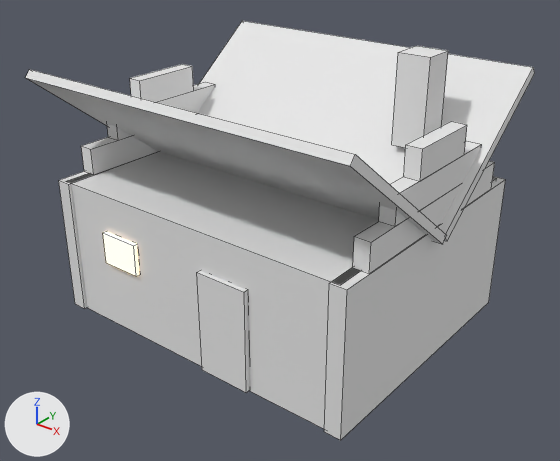
A saved change to the FBX model assets/fbx/cottage.fbx.
The view is the same before and after, from a 50 mm camera at (8.15, -10.25, 7.92) aimed at (0.19, -0.31, 1.75). Arrows for +X, +Y and +Z are at lower left; the lights stay in place. The older version comes first. Mesh edges are drawn as thin lines.

Script lines for the objects in view, before the commit:
```python
me_cottage = bpy.data.meshes.new('Cottage')
me_cottage.from_pydata(...)  # 112 vertices, 84 faces; spans x -3.3..3.3, y -2.83..2.83, z 0.0..5.0
# faces by material slot: [78, 6]
me_cottage.materials.append(mat_m_base)  # white #e7e7e7
me_cottage.materials.append(mat_m_glow)  # white #e7e7e7, glowing beige #ffd395
ob_cottage = bpy.data.objects.new('Cottage', me_cottage)
ob_cottage.location = (0.0, 0.0, 0.0)
```
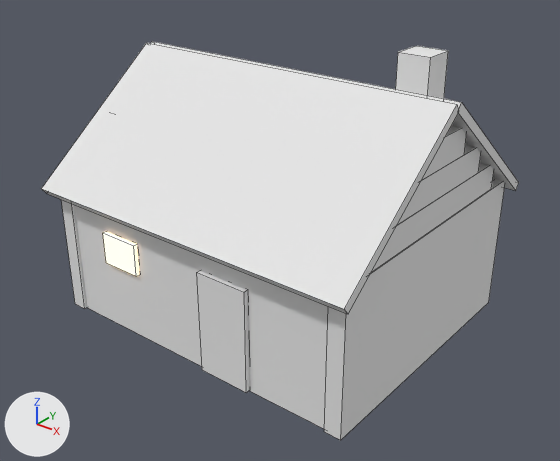
Location of each change, [x1, y1, x2, y2] in pixels of the pictures (560 x 461 px; the box of a moved part takes in the faces that stretch with it):
'Cottage', reshaped (6% narrower): before [26, 21, 535, 440]; after [42, 41, 519, 440]
part 1 of me_cottage, moved or reshaped: before [198, 21, 535, 241]; after [151, 41, 519, 190]
part 2 of me_cottage, moved or reshaped: before [26, 69, 446, 244]; after [42, 43, 459, 314]

The change, as a list of edits to the scene's bpy script:
```text
Change me_cottage:
    where me_cottage.from_pydata(...)  # 112 vertices, 84 faces; spans x -3.3..3.3, y -2.83..2.83, z 0.0..5.0
    used by ob_cottage; location = (0.0, 0.0, 0.0)
    me_cottage part 1: the loose piece of 8 vertices spanning x -3.3..3.3, y -0.03..2.83, z 2.36..4.64 is turned -76 degrees about the x axis through its middle
    me_cottage part 2: the loose piece of 8 vertices spanning x -3.3..3.3, y -2.83..0.03, z 2.36..4.64 is turned 76 degrees about the x axis through its middle
```
